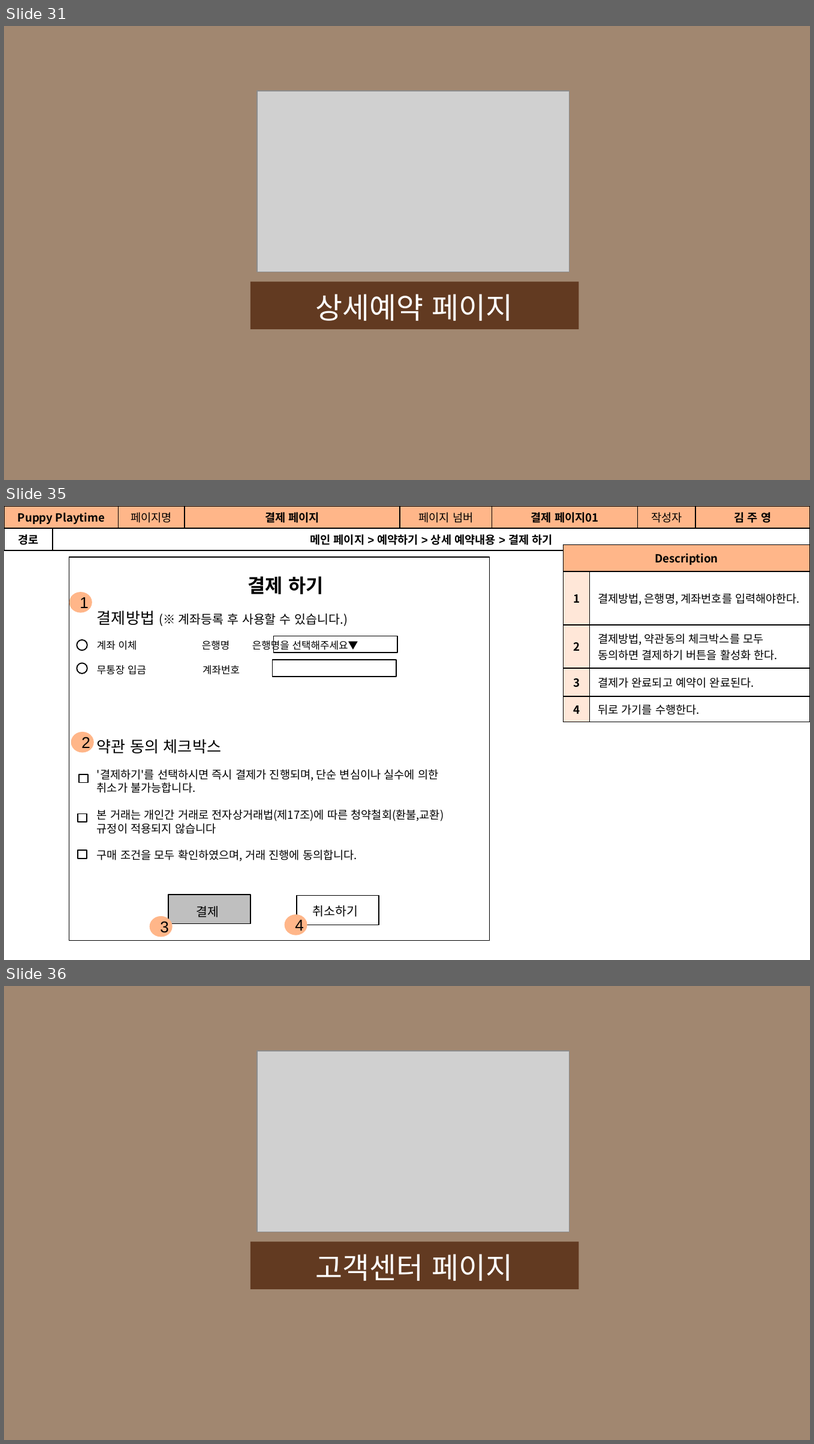
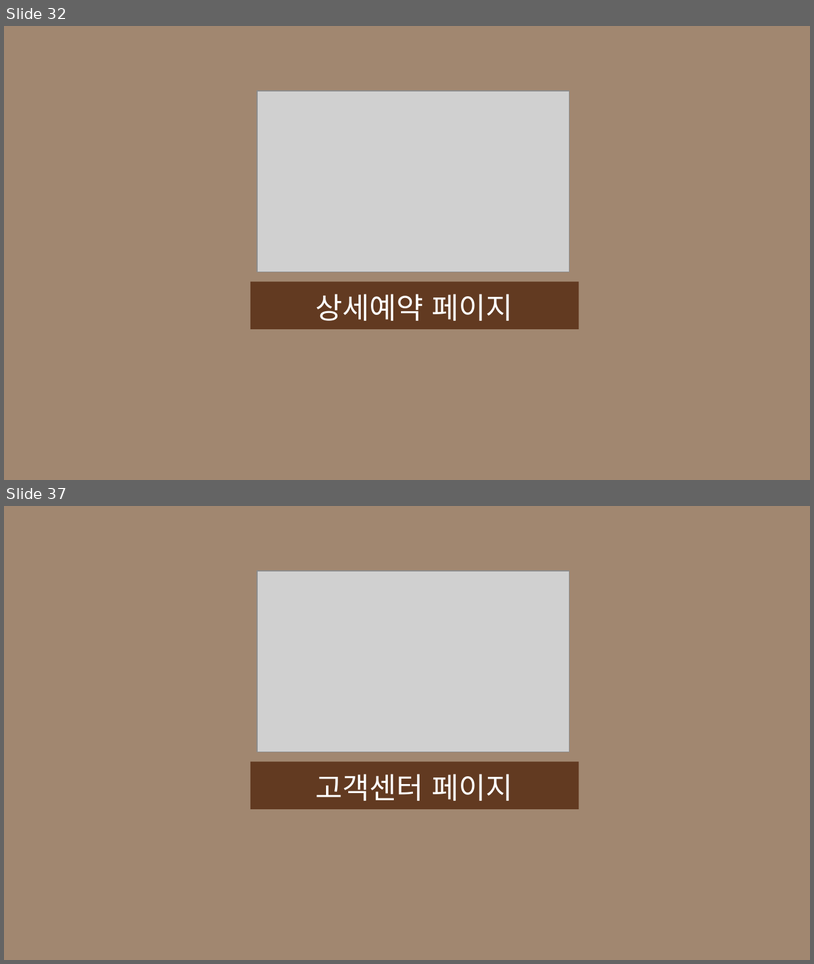
Before and after one commit to Jogging-Kim-Chaebak/PuppyPlaytime, a slide deck: 프로젝트 산출물/9. 스토리보드/Puppy Playtime 사용자 스토리보드.pptx. Shown one above the other, each under a label of ours: slides 31, 35 and 36 before the commit, slides 32 and 37 after it; the slides between them are not shown. The pictures are 814x1444 and 814x964 pixels, drawn with LibreOffice and Linux fonts; fonts in the diff are those of the drawing; grey boxes stand for pictures. Boxes give left, top, right and bottom in pixels: in the first picture for what was removed or moved away, otherwise in the second. Text is boxed around its words. In the diff, an @@ line names an element or a change of style, - is before the commit and + after.

```diff
--- a/프로젝트 산출물/9. 스토리보드/Puppy Playtime 사용자 스토리보드.pptx
+++ b/프로젝트 산출물/9. 스토리보드/Puppy Playtime 사용자 스토리보드.pptx
@@ slide 35 removed at (4, 506, 810, 960), background #FFFFFF @@
@@ table removed at (4, 506, 810, 547), 2 rows, 8 columns @@
-Puppy Playtime |  | 페이지명 | 결제 페이지 | 페이지 넘버 | 결제 페이지01 | 작성자 | 김 주 영
-경로 | 메인 페이지 > 예약하기 > 상세 예약내용 > 결제 하기 |  |  |  |  |  | 
@@ text removed at (12, 510, 129, 525) @@
-공간(오피스) 대여 시스템
@@ rectangle removed at (69, 557, 489, 940) @@
@@ table removed at (563, 545, 810, 721), 5 rows, 2 columns @@
-Description | 
-1 | 결제방법, 은행명, 계좌번호를 입력해야한다.
-2 | 결제방법, 약관동의 체크박스를 모두 동의하면 결제하기 버튼을 활성화 한다.
-3 | 결제가 완료되고 예약이 완료된다.
-4 | 뒤로 가기를 수행한다.
@@ text removed at (248, 576, 323, 594) @@
-결제 하기
@@ ellipse removed at (70, 593, 91, 612) @@
-1
@@ text removed at (97, 610, 444, 861) @@
-결제방법 (※ 계좌등록 후 사용할 수 있습니다.)
-계좌 이체 은행명 은행명을 선택해주세요▼
-무통장 입금 계좌번호
-약관 동의 체크박스
-'결제하기'를 선택하시면 즉시 결제가 진행되며, 단순 변심이나 실수에 의한 취소가 불가능합니다.
-본 거래는 개인간 거래로 전자상거래법(제17조)에 따른 청약철회(환불,교환) 규정이 적용되지 않습니다
-구매 조건을 모두 확인하였으며, 거래 진행에 동의합니다.
@@ ellipse removed at (77, 640, 87, 651) @@
@@ rectangle removed at (273, 636, 398, 653) @@
@@ ellipse removed at (77, 663, 87, 673) @@
@@ rectangle removed at (273, 659, 397, 676) @@
@@ ellipse removed at (72, 733, 93, 751) @@
-2
@@ rectangle removed at (79, 774, 88, 782) @@
@@ rectangle removed at (77, 813, 86, 822) @@
@@ rectangle removed at (77, 850, 86, 858) @@
@@ rectangle removed at (168, 894, 251, 923) @@
@@ rectangle removed at (297, 895, 379, 924) @@
@@ ellipse removed at (151, 916, 172, 935) @@
-3
@@ text removed at (196, 906, 219, 917) @@
-결제
@@ ellipse removed at (285, 915, 306, 933) @@
-4
@@ text removed at (313, 905, 359, 916) @@
-취소하기
@@ what was slide 31 is now slide 32 @@
@@ what was slide 36 is now slide 37 @@
```
Also in this commit, not shown: 5 slides changed, 6 slides added, 4 other slides removed, 9 other files.
